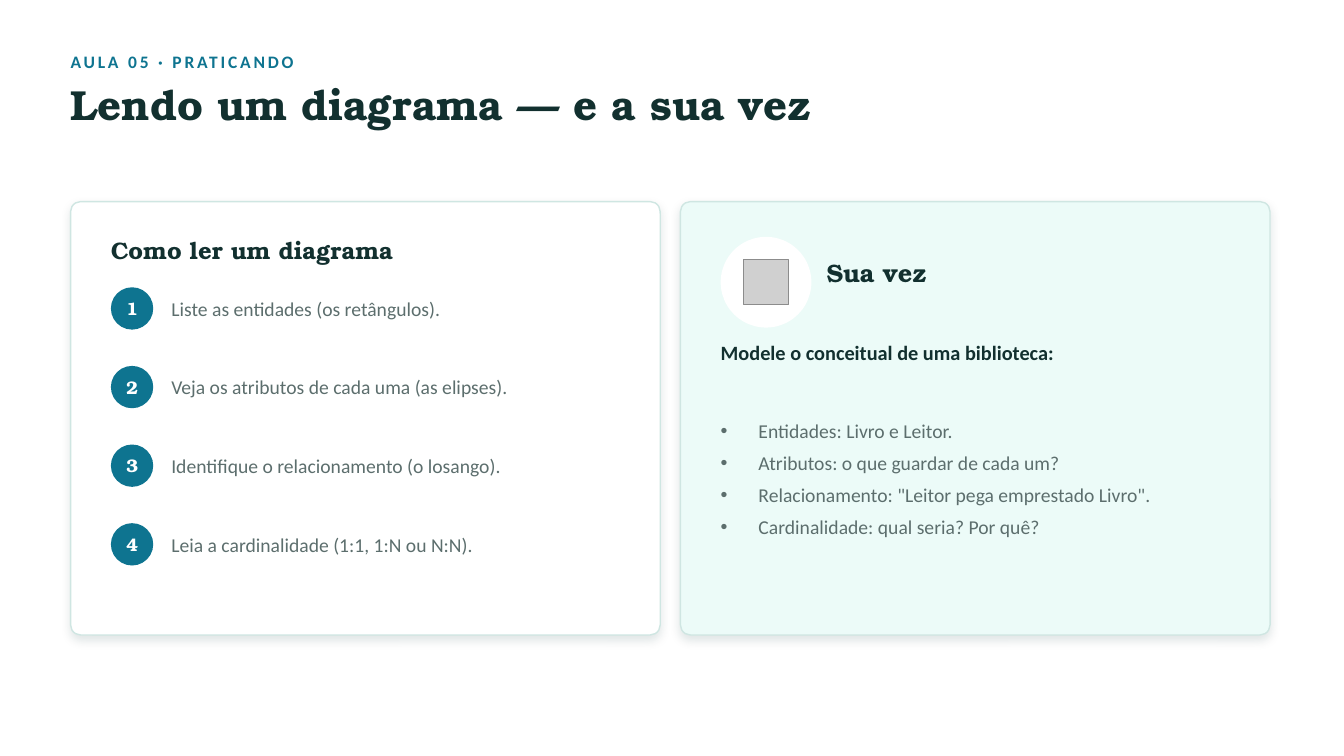
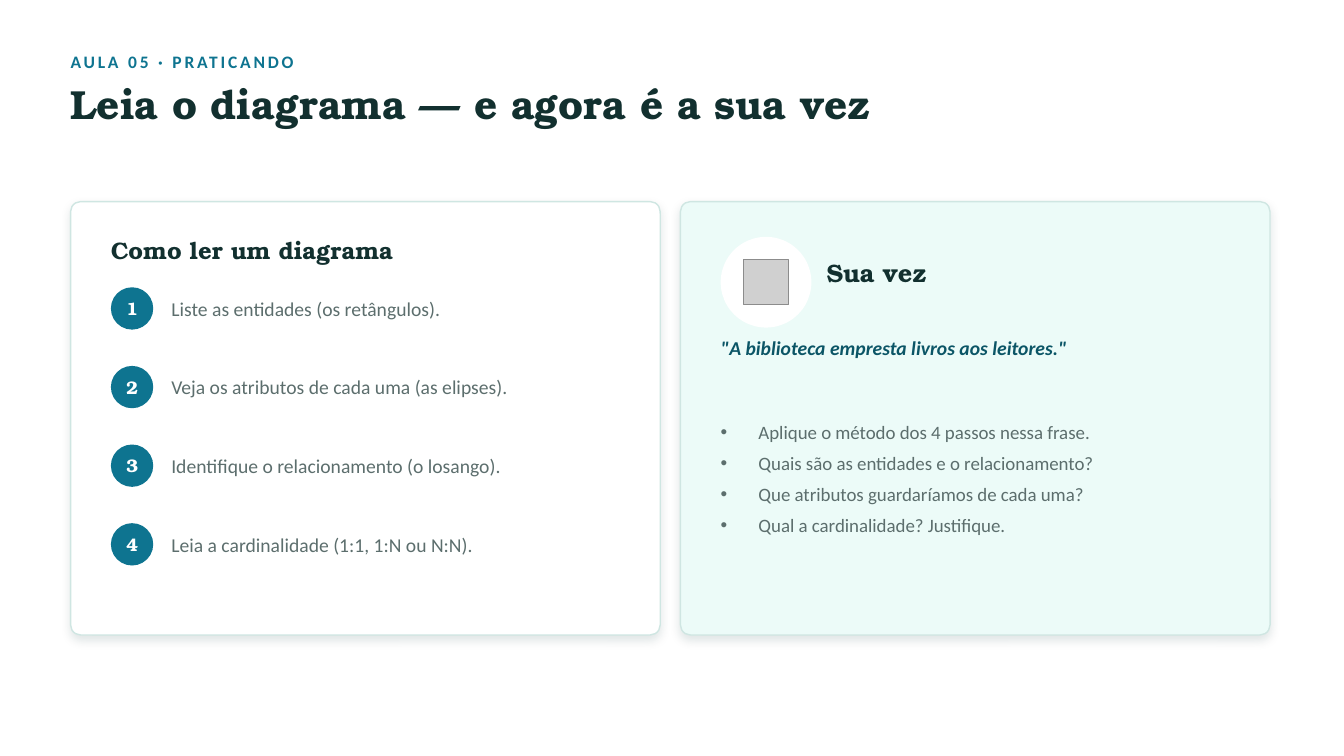
Before and after one commit to euericsoncosta/mteriais-de-aula, a slide deck: slide 38 of disciplinas/banco-de-dados/banco-de-dados-modulo01.pptx (slide 33 before the commit). Drawn at 1344x756 pixels with LibreOffice and Linux fonts; fonts in the diff are those of the drawing; grey boxes stand for pictures. Boxes give left, top, right and bottom in pixels: in the first picture for what was removed or moved away, otherwise in the second. Text is boxed around its words. In the diff, an @@ line names an element or a change of style, - is before the commit and + after.

```diff
--- a/disciplinas/banco-de-dados/banco-de-dados-modulo01.pptx
+++ b/disciplinas/banco-de-dados/banco-de-dados-modulo01.pptx
@@ text at (x1=71, y1=88, x2=870, y2=129): text changed; size 30 to 29 pt @@
-Lendo um diagrama — e a sua vez
+Leia o diagrama — e agora é a sua vez
@@ text at (x1=721, y1=341, x2=1066, y2=358): text changed; size 14.5 to 14 pt; text colour #12302F to #0B5566; italic on @@
-Modele o conceitual de uma biblioteca:
+"A biblioteca empresta livros aos leitores."
@@ text at (x1=758, y1=426, x2=1093, y2=535): text changed; size 14 to 13.5 pt @@
-• Entidades: Livro e Leitor.
-• Atributos: o que guardar de cada um?
-• Relacionamento: "Leitor pega emprestado Livro".
-• Cardinalidade: qual seria? Por quê?
+• Aplique o método dos 4 passos nessa frase.
+• Quais são as entidades e o relacionamento?
+• Que atributos guardaríamos de cada uma?
+• Qual a cardinalidade? Justifique.
```
Also in this commit, not shown: 24 other slides changed, 7 slides added, 2 slides removed, 5 other files.
